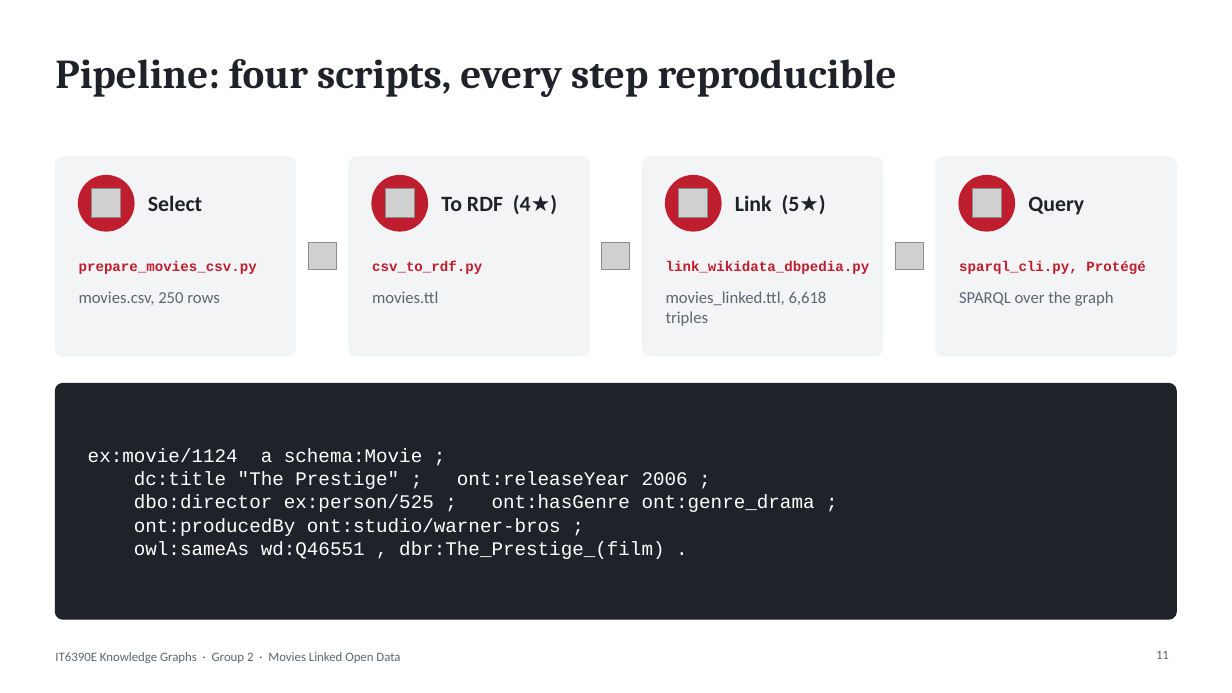
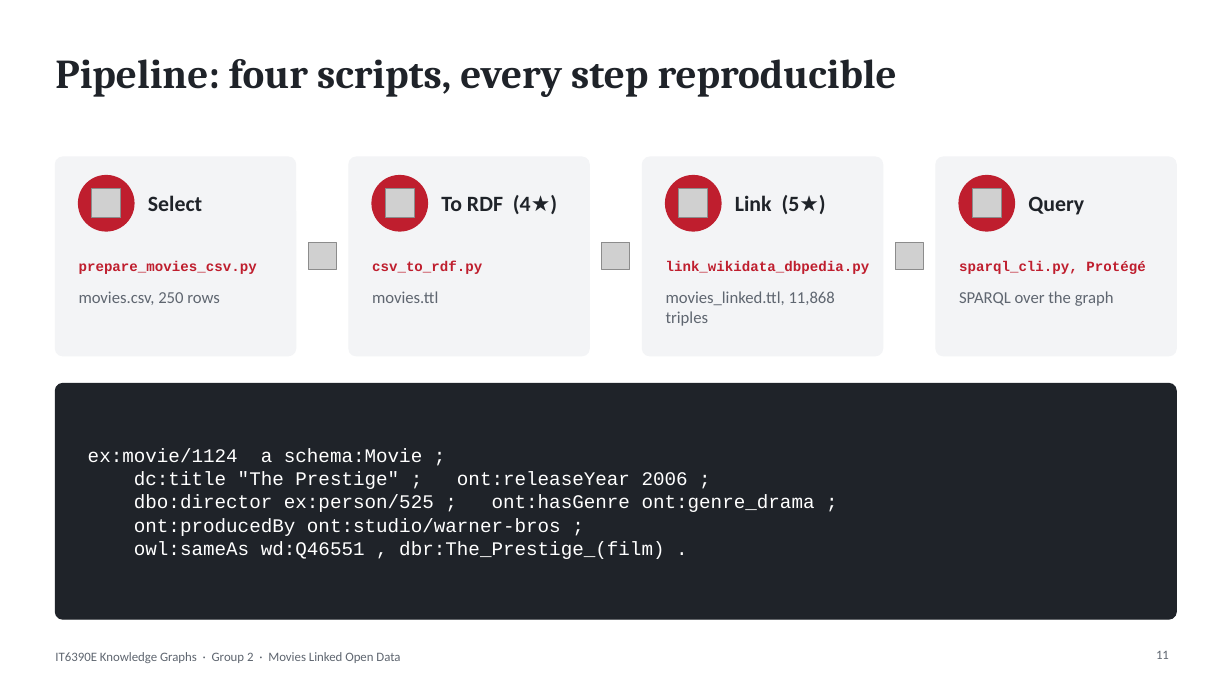
Before and after one commit to minhdo2207/it6390e-lod-capstone, a slide deck: slide 11 of slides/Group2_Capstone_Slides.pptx. Drawn at 1232x693 pixels with LibreOffice and Linux fonts; fonts in the diff are those of the drawing; grey boxes stand for pictures; background and template pictures are left out. Boxes give left, top, right and bottom in pixels: in the first picture for what was removed or moved away, otherwise in the second. Text is boxed around its words. In the diff, an @@ line names an element or a change of style, - is before the commit and + after.

```diff
--- a/slides/Group2_Capstone_Slides.pptx
+++ b/slides/Group2_Capstone_Slides.pptx
@@ text at [666, 291, 835, 326]: text changed @@
-movies_linked.ttl, 6,618 triples
+movies_linked.ttl, 11,868 triples
```
Also in this commit, not shown: 6 other slides changed, 1 other file.
